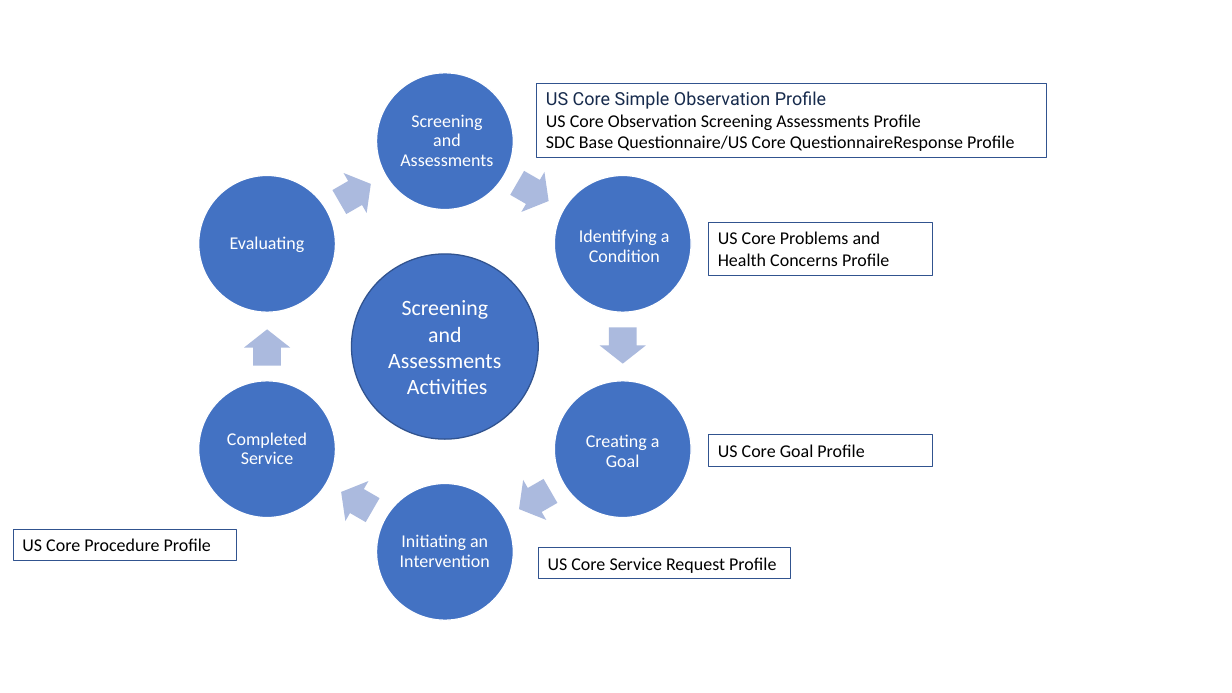
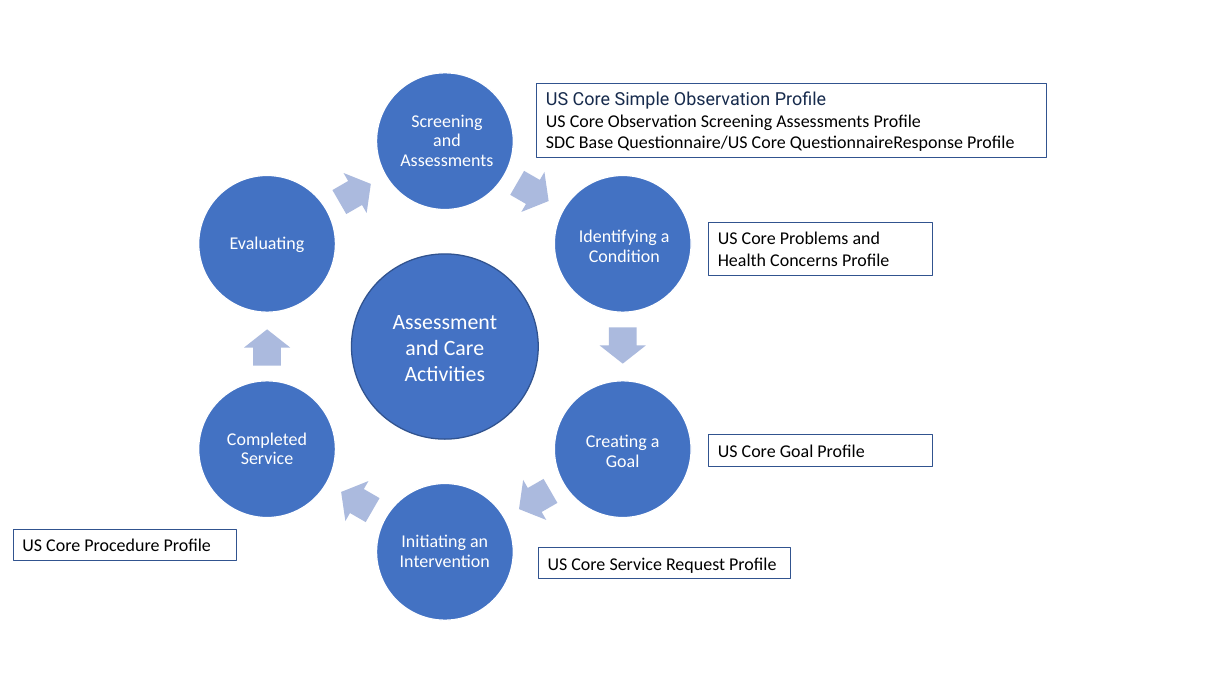
Before and after one commit to HL7/US-Core, a slide deck: slide 2 of input/images-source/AssessmentDiagrams_USCore_C-CDA_USCDIv3-generic.pptx. Drawn at 1232x693 pixels with LibreOffice and Linux fonts; fonts in the diff are those of the drawing. Boxes give left, top, right and bottom in pixels: in the first picture for what was removed or moved away, otherwise in the second. Text is boxed around its words. In the diff, an @@ line names an element or a change of style, - is before the commit and + after.

Commit message:
Provide further guidance on use of US Core vs other domain specific IGs [FHIR-39943],Update the Screening and Assessment Activities diagram [FHIR-39945],Update Screening and Assessments” title and content [FHIR-39947]

```diff
--- a/input/images-source/AssessmentDiagrams_USCore_C-CDA_USCDIv3-generic.pptx
+++ b/input/images-source/AssessmentDiagrams_USCore_C-CDA_USCDIv3-generic.pptx
@@ text in ellipse at [393,315,498,355]: text changed @@
-Screening and Assessments
+Assessment and Care
```
Also in this commit, not shown: 1 other slide changed, 5 other files.
